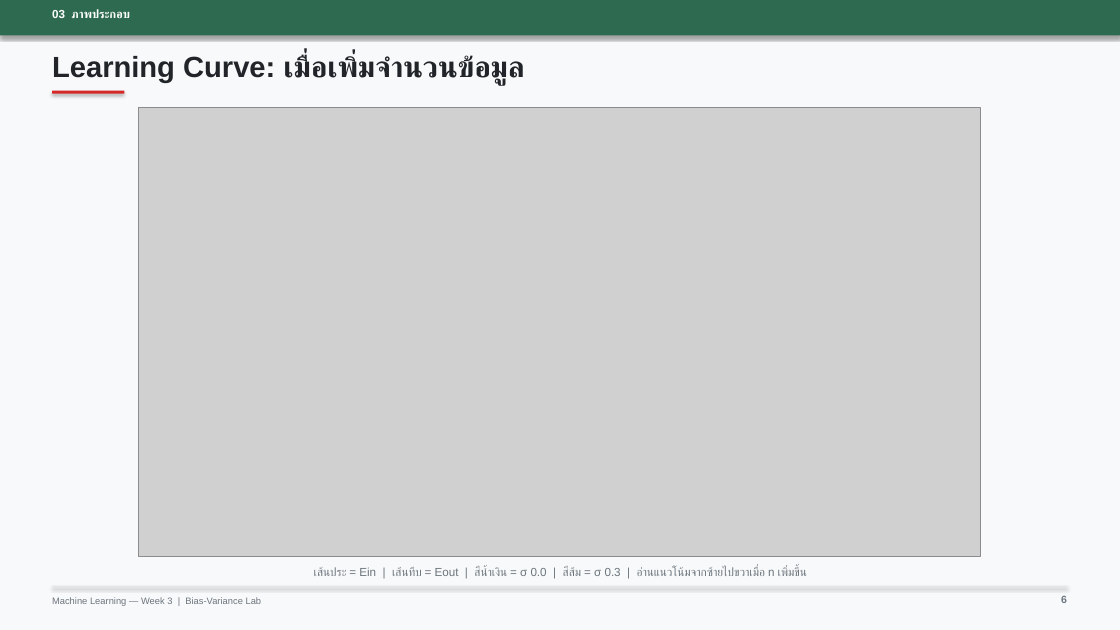
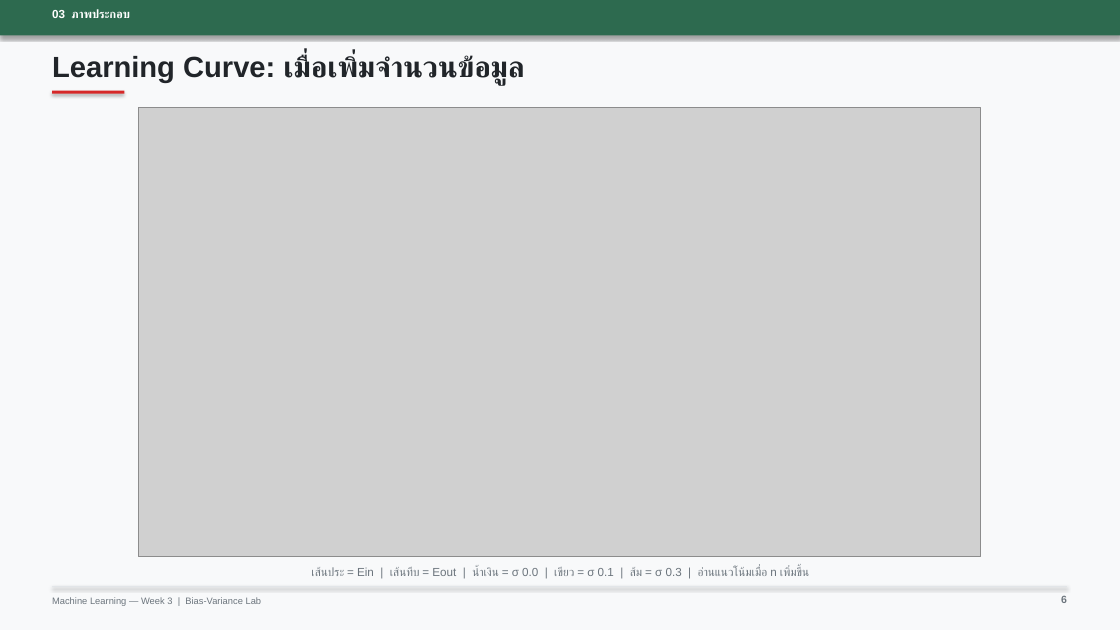
Before and after one commit to HungryBro/Machine_Leaning, a slide deck: slide 6 of Assignment/Week3/Slide/slides_Week3.pptx. Drawn at 1120x630 pixels with LibreOffice and Linux fonts; fonts in the diff are those of the drawing; grey boxes stand for pictures. Boxes give left, top, right and bottom in pixels: in the first picture for what was removed or moved away, otherwise in the second. Text is boxed around its words. In the diff, an @@ line names an element or a change of style, - is before the commit and + after.

```diff
--- a/Assignment/Week3/Slide/slides_Week3.pptx
+++ b/Assignment/Week3/Slide/slides_Week3.pptx
@@ text at (x1=311, y1=567, x2=809, y2=576): text changed @@
-เส้นประ = Ein | เส้นทึบ = Eout | สีน้ำเงิน = σ 0.0 | สีส้ม = σ 0.3 | อ่านแนวโน้มจากซ้ายไปขวาเมื่อ n เพิ่มขึ้น
+เส้นประ = Ein | เส้นทึบ = Eout | น้ำเงิน = σ 0.0 | เขียว = σ 0.1 | ส้ม = σ 0.3 | อ่านแนวโน้มเมื่อ n เพิ่มขึ้น
```
Also in this commit, not shown: 2 other slides changed, 22 other files.
